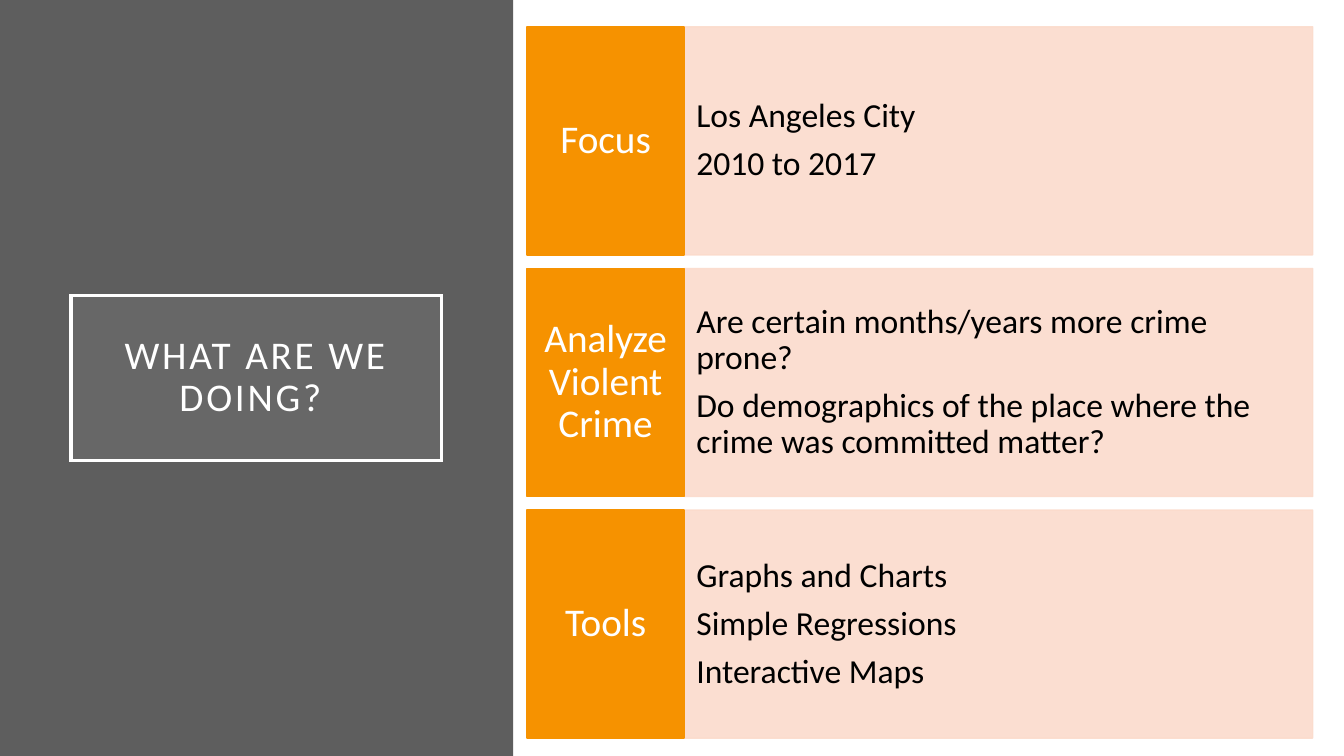
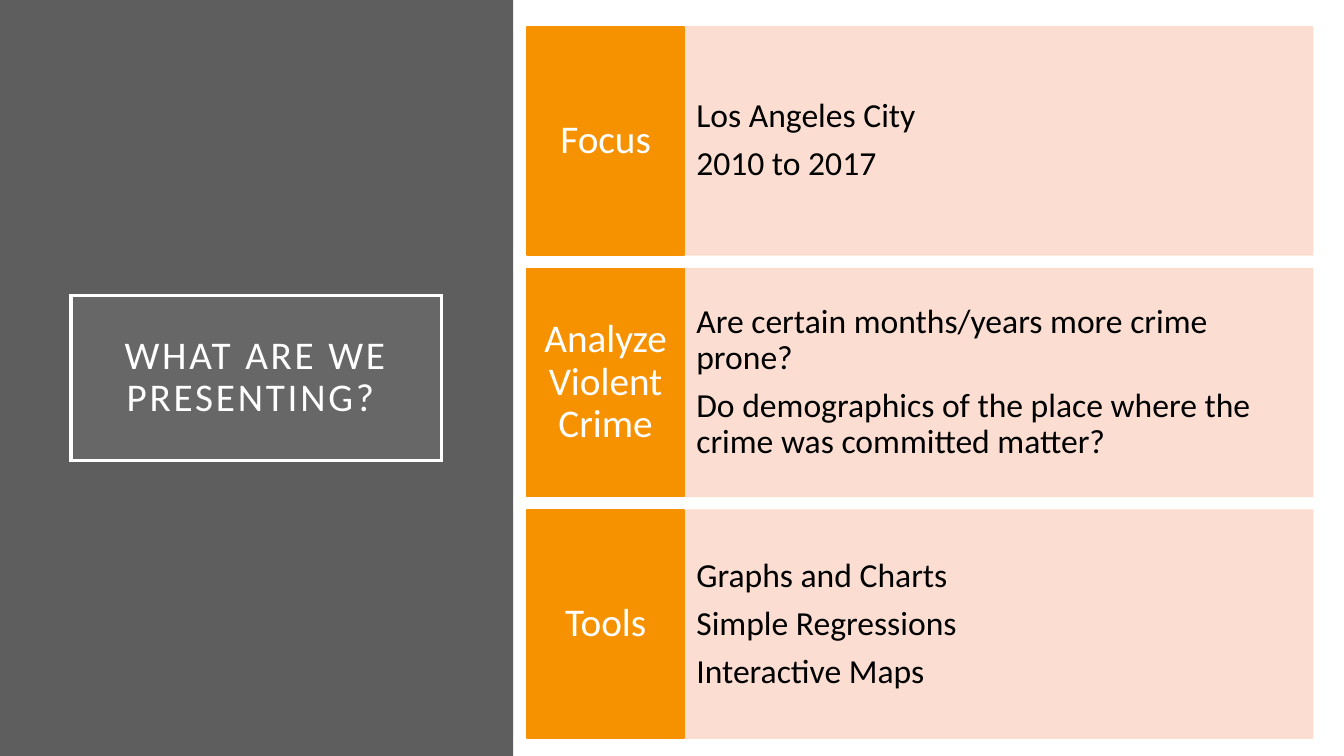
Before and after one commit to shrawantee/Project-Analysis-of-Violent-Crime-in-LA, a slide deck: slide 4 of Presentation/LACity Crime-Final Slides.pptx. Drawn at 1344x756 pixels with LibreOffice and Linux fonts; fonts in the diff are those of the drawing. Boxes give left, top, right and bottom in pixels: in the first picture for what was removed or moved away, otherwise in the second. Text is boxed around its words. In the diff, an @@ line names an element or a change of style, - is before the commit and + after.

```diff
--- a/Presentation/LACity Crime-Final Slides.pptx
+++ b/Presentation/LACity Crime-Final Slides.pptx
@@ title at [125,344,385,411]: text changed @@
-WHAT ARE WE DOING?
+WHAT ARE WE PRESENTING?
```
Also in this commit, not shown: 5 other slides changed, 1 slide added, 2 slides removed.
